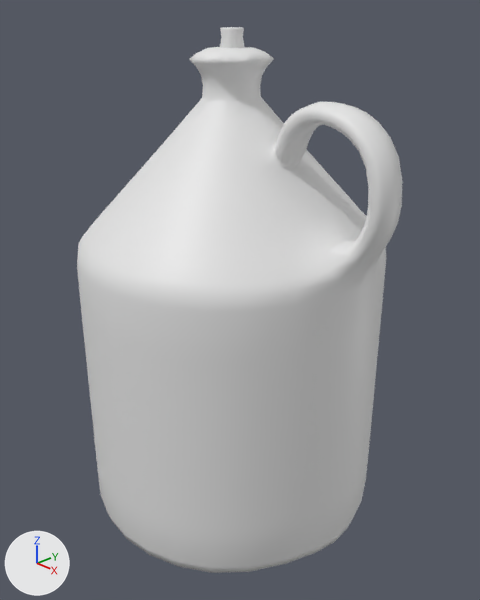
The Blender file data/blender/cider_jug.blend as it was, and as the next commit left it.
Before and after are seen from a camera (50 mm lens) standing at (3.92, -3.67, 2.81) and looking at (0.14, -0.05, 0.56). The axes (+X, +Y, +Z) are drawn at lower left. The lights are the same throughout. The first picture is the older version. Materials are left out; every surface is plain grey.
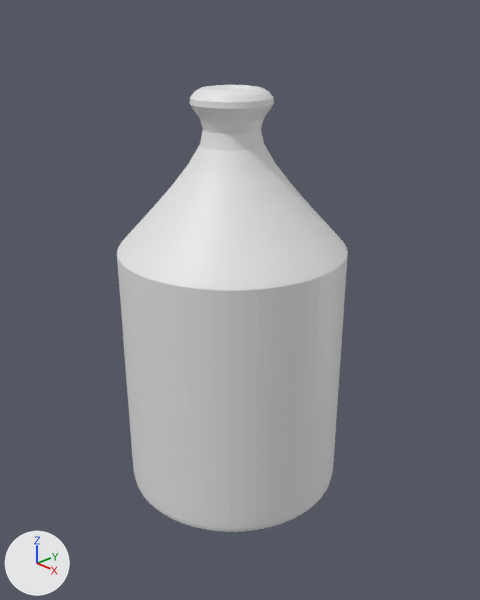
Commit message: Fix cider model

Where the change shows, as pixel boxes [x1, y1, x2, y2] in the pictures (480 x 600 px):
'Cylinder', reshaped, rescaled, modifiers changed (29% narrower, 18% shorter)
    before: [77, 27, 403, 573]
    after: [117, 85, 348, 532]
part 1 of me_cylinder, rebuilt (29% narrower, 15% shorter)
    before: [77, 47, 403, 573]
    after: [117, 85, 348, 532]
part 2 of me_cylinder, deleted
    before: [220, 27, 245, 48]

What the commit changed:
me_cylinder is used by ob_cylinder; location (0.0, 0.0, 0.0).
me_cylinder had 1980 vertices, 1770 faces and spanned x -1.3..1.55, y -1.3..1.3, z -1.4..2.72.
me_cylinder now has 266 vertices, 254 faces and spans x -0.97..0.97, y -1.0..1.0, z -1.0..1.9.
me_cylinder part 1: the loose piece of 967 vertices spanning x -1.3..1.55, y -1.3..1.3, z -1.4..2.57 is rebuilt with 266 vertices and now spans x -0.97..0.97, y -1.0..1.0, z -1.0..1.9.
me_cylinder part 2: the loose piece of 142 vertices spanning x -0.11..0.11, y -0.1..0.12, z 2.44..2.72 is deleted.
me_cylinder part 3: the surface is now shaded flat.
Other edits to the shape of me_cylinder do not show in these pictures.
Object 'Cylinder' (ob_cylinder) is rescaled from (1.0, 1.0, 1.0) to (1.0, 1.0, 1.24).
Object 'Cylinder' (ob_cylinder) gains a SUBSURF modifier named 'Subdivision'.
Modifier setting: levels = 2.
